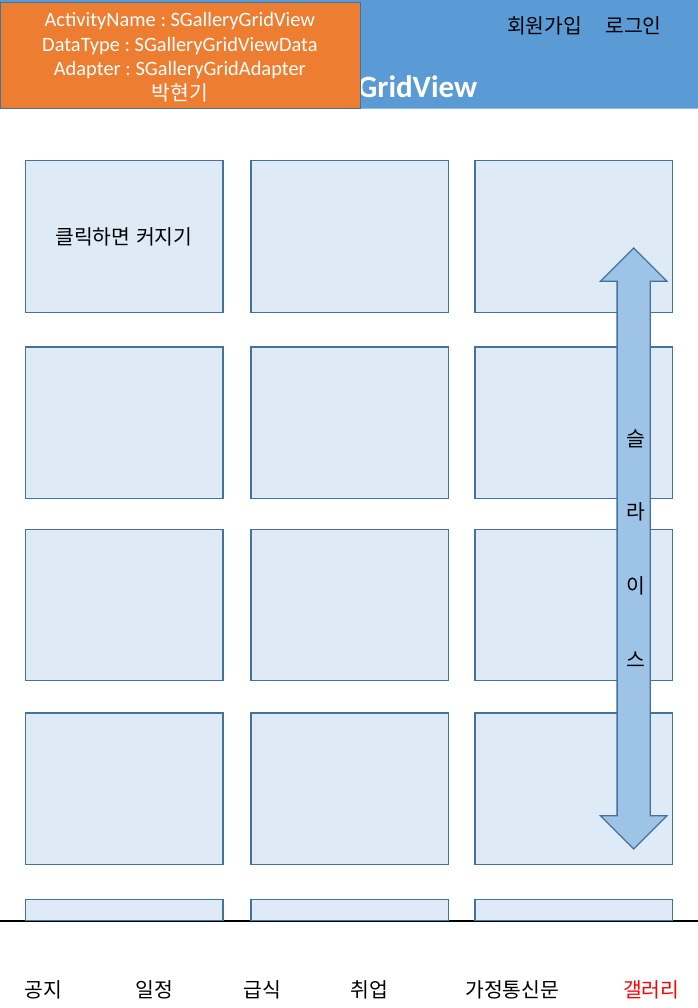
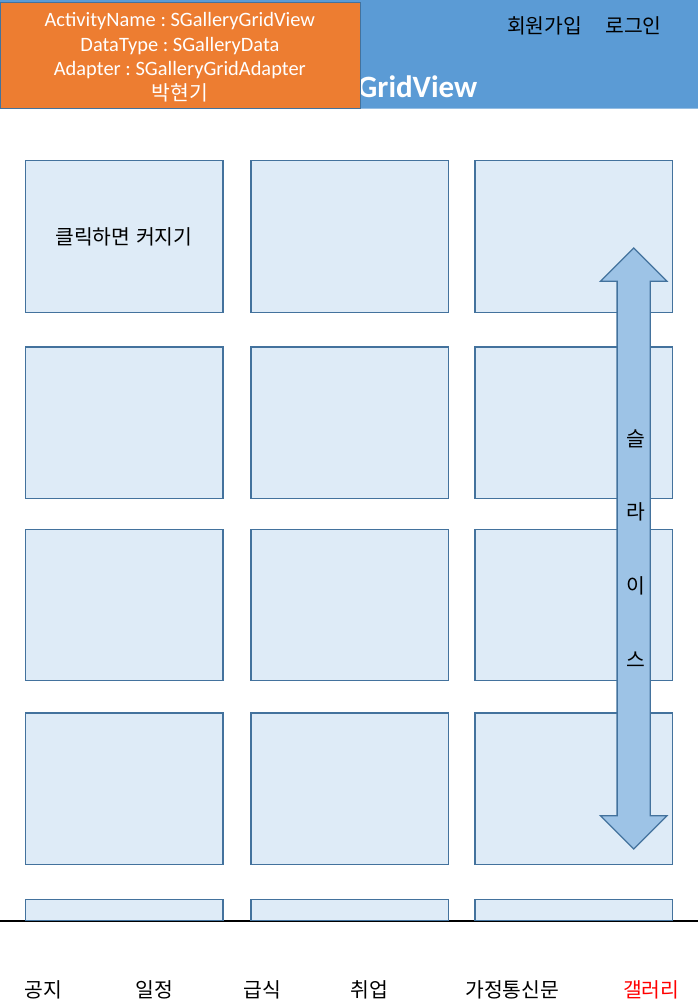
Before and after one commit to jungho-shin/SIHSchool, a slide deck: slide 11 of app/src/main/assets/어플_스토리보드.pptx. Drawn at 698x1008 pixels with LibreOffice and Linux fonts; fonts in the diff are those of the drawing. Boxes give left, top, right and bottom in pixels: in the first picture for what was removed or moved away, otherwise in the second. Text is boxed around its words. In the diff, an @@ line names an element or a change of style, - is before the commit and + after.

```diff
--- a/app/src/main/assets/어플_스토리보드.pptx
+++ b/app/src/main/assets/어플_스토리보드.pptx
@@ text in rectangle at (80,37,280,55): text changed @@
-DataType : SGalleryGridViewData
+DataType : SGalleryData
```
Also in this commit, not shown: 6 other slides changed.
